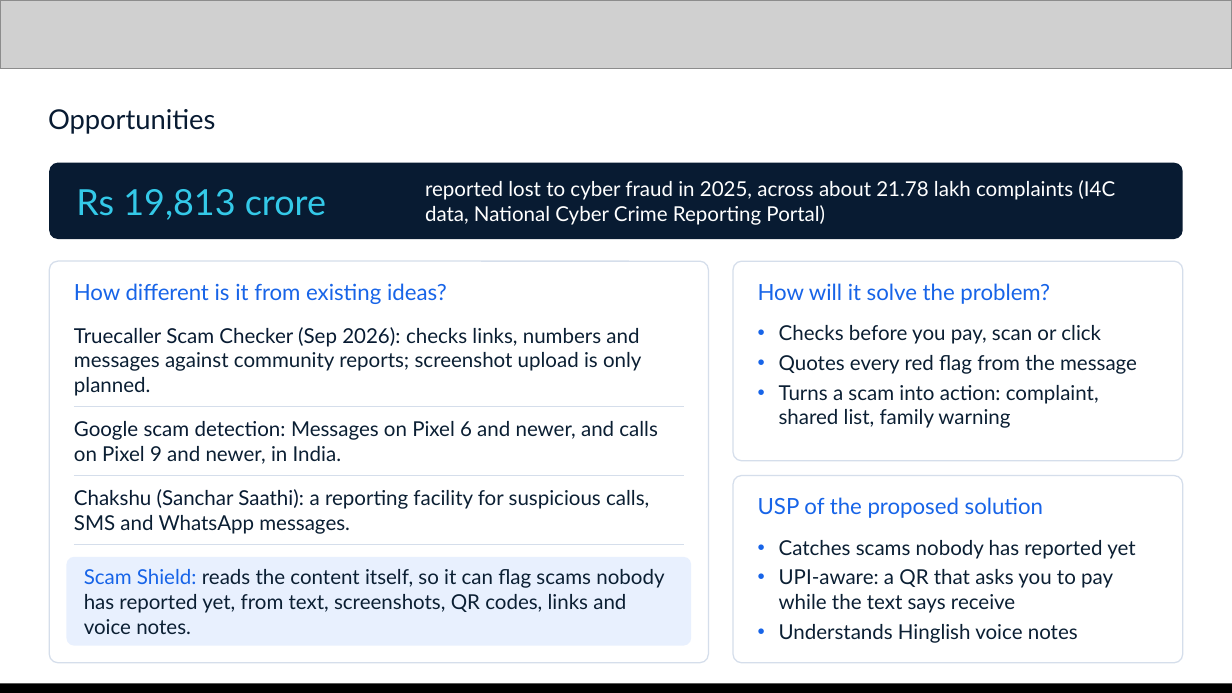
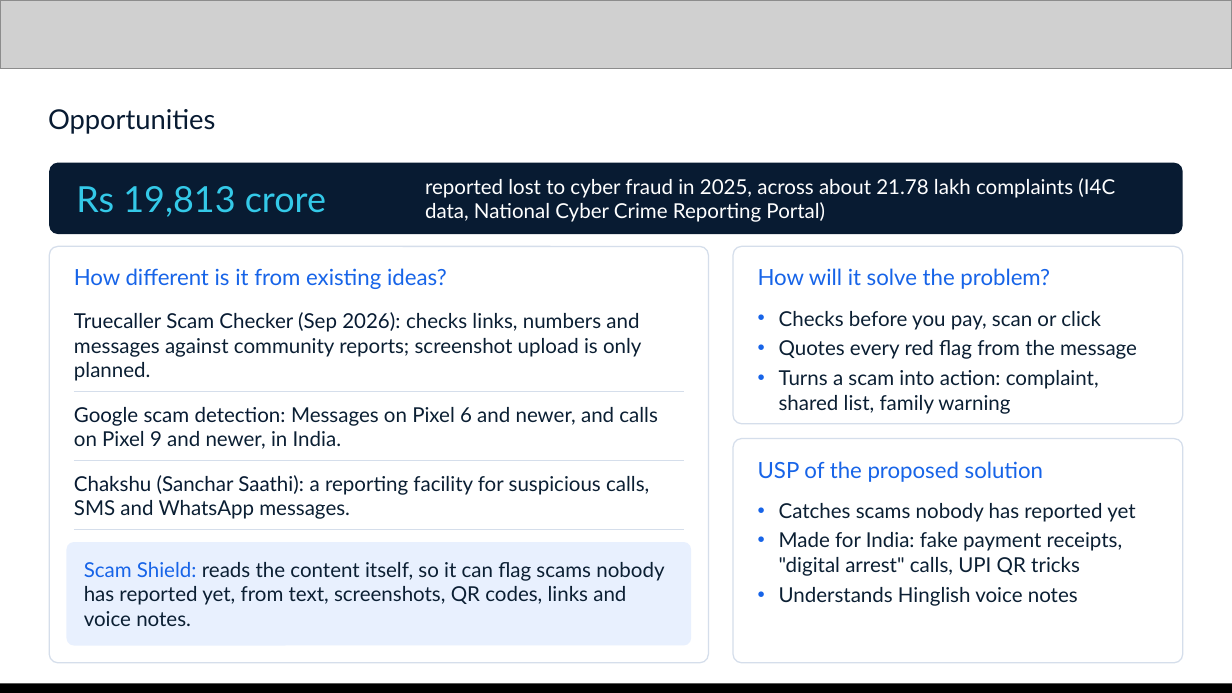
Before and after one commit to Namans12/scam-shield, a slide deck: slide 4 of docs/submission/Scam-Shield-deck.pptx. Drawn at 1232x693 pixels with LibreOffice and Linux fonts; fonts in the diff are those of the drawing; grey boxes stand for pictures. Boxes give left, top, right and bottom in pixels: in the first picture for what was removed or moved away, otherwise in the second. Text is boxed around its words. In the diff, an @@ line names an element or a change of style, - is before the commit and + after.

```diff
--- a/docs/submission/Scam-Shield-deck.pptx
+++ b/docs/submission/Scam-Shield-deck.pptx
@@ rounded rectangle: place and size @@
-rounded rectangle at [49, 163, 1183, 239]
+rounded rectangle at [49, 163, 1183, 234]
@@ rounded rectangle: place and size @@
-rounded rectangle at [49, 261, 708, 663]
+rounded rectangle at [49, 246, 708, 663]
@@ proportions changed in 4 elements at [49, 163, 1183, 234], [67, 542, 691, 646], [733, 439, 1183, 663], [733, 246, 1183, 424] @@
@@ rounded rectangle: place and size @@
-rounded rectangle at [733, 261, 1183, 461]
+rounded rectangle at [733, 246, 1183, 424]
@@ text "Checks before you pay, scan ...": place and size @@
-text "Checks before you pay, scan ..." at [779, 325, 1137, 428]
+text "Checks before you pay, scan ..." at [779, 311, 1137, 414]
@@ rounded rectangle: place and size @@
-rounded rectangle at [733, 476, 1183, 663]
+rounded rectangle at [733, 439, 1183, 663]
@@ text "USP of the proposed solution": place and size @@
-text "USP of the proposed solution" at [758, 497, 1044, 518]
+text "USP of the proposed solution" at [758, 461, 1044, 482]
@@ text "Catches scams nobody has reported ...": place and size @@
-text "Catches scams nobody has reported ..." at [779, 540, 1135, 643]
+text "Catches scams nobody has reported ..." at [779, 503, 1135, 606]
@@ 5 texts, 3 lines: place and size @@
-5 texts, 3 lines at [74, 283, 1050, 545]
+5 texts, 3 lines at [74, 268, 1050, 530]
@@ text at [779, 532, 1122, 576]: text changed @@
-• UPI-aware: a QR that asks you to pay while the text says receive
+• Made for India: fake payment receipts, "digital arrest" calls, UPI QR tricks
@@ rounded rectangle: place and size @@
-rounded rectangle at [67, 557, 691, 646]
+rounded rectangle at [67, 542, 691, 646]
@@ text "Scam Shield: reads the content ...": place and size @@
-text "Scam Shield: reads the content ..." at [84, 569, 664, 634]
+text "Scam Shield: reads the content ..." at [84, 562, 664, 626]
```
Also in this commit, not shown: 12 other slides changed, 2 other files.
